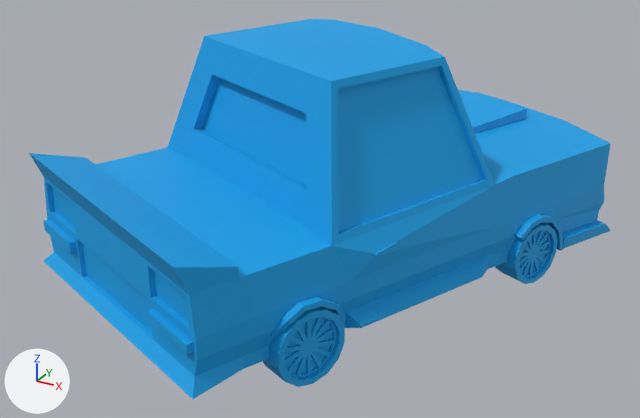
Before and after pictures for a commit that changed the OBJ model OpenGLCarRacing/res/models/car.obj.
Rendered twice from a camera (50 mm lens) standing at (1.72, -3.25, 2.17) and looking at (-0.03, -0.07, 0.58). Every picture has the same lights, and +X, +Y and +Z are marked at lower left. Where no turn or scale is listed for an object, it has been applied to the vertices.

Objects in the first picture: 'backlight_ID75', 'body_ID56', 'front_fender_ID47', 'rear_fender_ID38', 'wheel.1_ID84', 'wheel1.1_ID93'.
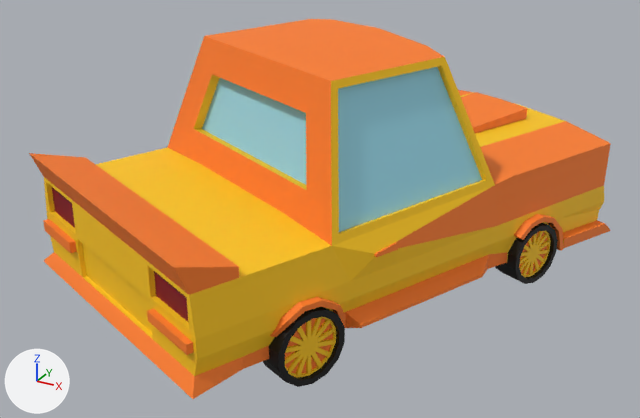
The change, as a list of edits to the scene's bpy script:
```text
Add img_black_png:
    img_black_png = load_image('black.png', 'black.png', 128, 128, 'sRGB')
Add img_yellow_png:
    img_yellow_png = load_image('yellow.png', 'yellow.png', 128, 128, 'sRGB')
Add img_glass_png:
    img_glass_png = load_image('glass.png', 'glass.png', 128, 128, 'sRGB')
Add img_orange_png:
    img_orange_png = load_image('orange.png', 'orange.png', 128, 128, 'sRGB')
Add img_dark_red_png:
    img_dark_red_png = load_image('dark_red.png', 'dark_red.png', 128, 128, 'sRGB')
Change mat_rear_lights:
    mat_rear_lights.texture: img_glass_dif_png -> img_dark_red_png
    mat_rear_lights.roughness: 0.69 -> 0.693
Change mat_glass:
    mat_glass.texture: img_glass_dif_png -> img_glass_png
    mat_glass.roughness: 0.69 -> 0.693
Change mat_car_body_1:
    mat_car_body_1.texture: img_glass_dif_png -> img_yellow_png
    mat_car_body_1.roughness: 0.69 -> 0.693
Change mat_car_body:
    mat_car_body.texture: img_glass_dif_png -> img_orange_png
    mat_car_body.roughness: 0.69 -> 0.693
Change mat_wheels:
    mat_wheels.texture: img_glass_dif_png -> img_black_png
    mat_wheels.roughness: 0.69 -> 0.693
```

Location of each change, [x1, y1, x2, y2] in pixels of the pictures (640 x 418 px):
'body_ID56', surface changed (blue to orange): [29, 19, 611, 399] in both
'wheel.1_ID84', surface changed: [263, 306, 345, 387] in both
'wheel1.1_ID93', surface changed: [495, 223, 558, 284] in both
'backlight_ID75', surface changed (blue to red): [52, 187, 188, 322] in both
'rear_fender_ID38', surface changed (blue to orange): [270, 297, 346, 337] in both
'front_fender_ID47', surface changed (blue to orange): [514, 214, 564, 251] in both
